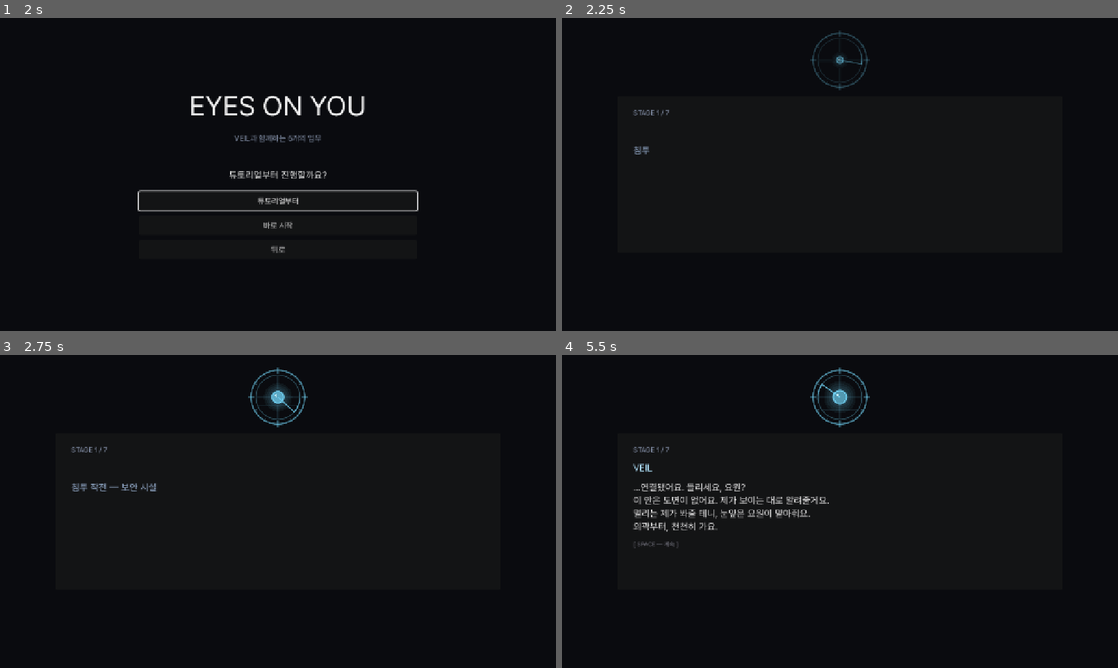
Above: before the commit, frames 1-4 (two rows, left to right).
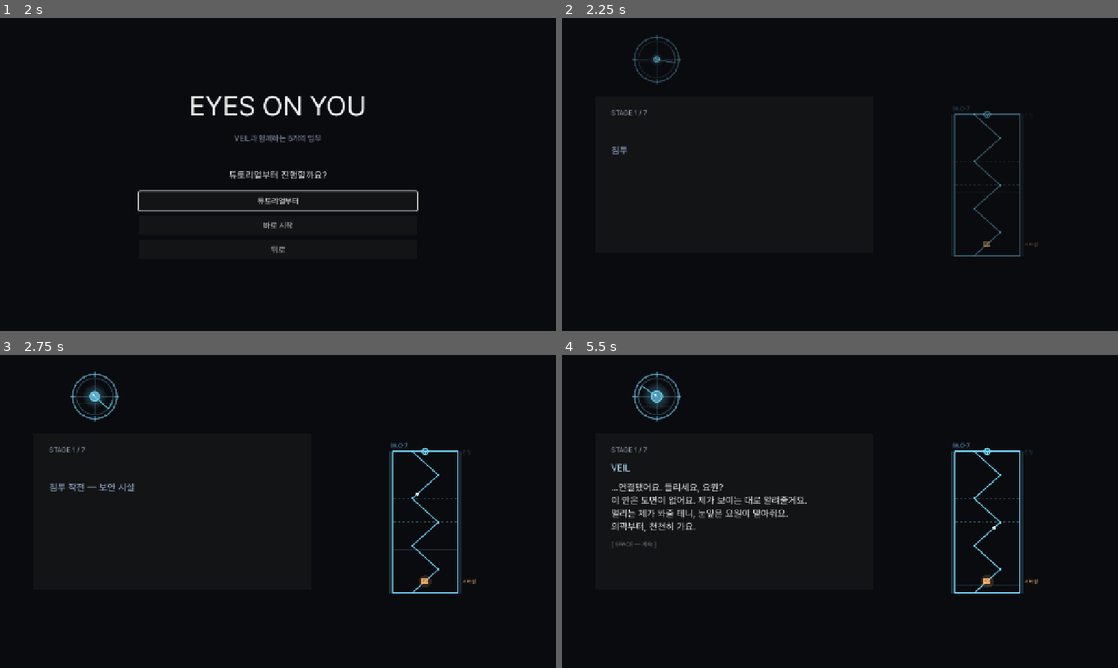
Above: after the commit, the same moments.

Repository: soomin007/EyesOnYou
Game: Godot game, scene res://scenes/main.tscn
Same seed, same stepped clock (60 frames per second), same inputs: the game is played once before the commit and once after it.
Inputs (mouse positions are in pixels of both pictures, inside the frame that each line leads up to):
- Up to frame 1 (2 s): click "게임 시작" at 0.5 s; click "일반 모드" at 1.25 s
- Up to frame 2 (2.25 s): click "바로 시작" at 2 s
- Up to frame 3 (2.75 s): no input
- Up to frame 4 (5.5 s): tap Enter (ui_accept) at 2.75 s; move the mouse to (962, 495) at 2.77 s; hold D (move_right) 2.78-4.28 s; tap Shift (dash) at 2.85, 3.8, 4.35, 5.3 s; click (962, 495) at 2.92 s; tap W (jump) at 3.02, 3.77, 5.27 s; move the mouse to (728, 527) at 3.52 s; click (728, 527) at 3.6 s; move the mouse to (895, 442) at 4.27 s; hold A (move_left) 4.28-5.03 s; click (895, 442) at 4.42 s; move the mouse to (812, 574) at 5.02 s; hold D (move_right) from 5.03 s (still down); tap Space at 5.1 s; click (812, 574) at 5.17 s

Frame 1 is identical in both runs. In frame 2, 1.3% of the frame differs, in the area x 8-86%, y 4-77%; in frame 3, 2.5%; in frame 4, 4.6%.

Commit message:
fix(veil/briefing): 테두리 비네트 전체화면 복구 + 미션 도면 + 해상도 에디터 안내
- VeilSight 비네트 버그: CanvasLayer 자식이라 anchor가 부모 크기를 못 받아 self.size=0
  → 비네트 TextureRect가 native 320x200으로 좌상단에만 그려짐. _fit_to_viewport로 뷰포트
  크기 직접 적용 + size_changed 연동(해상도 변경에도 대응). 이제 화면 전체 시안 테두리.
- 오프닝 브리핑: 대사 박스 오른쪽이 허전 → FacilitySchematic(SILO-7 단면도: 진입→지그재그
  침투 경로→하단 서버실 목표) 추가. stage 0에서 박스를 왼쪽으로 좁히고 VEIL 눈은 좌상단으로.
- Settings 창 크기: 에디터 임베드 미리보기는 리사이즈 불가(내보낸 빌드에선 적용) 안내를
  OS.has_feature("editor")일 때만 노출.

Co-Authored-By: Claude Opus 4.8 (1M context) <noreply@anthropic.com>

Diff:
--- a/scenes/briefing.tscn
+++ b/scenes/briefing.tscn
@@ -1,7 +1,8 @@
-[gd_scene load_steps=3 format=3]
+[gd_scene load_steps=4 format=3]
 
 [ext_resource type="Script" path="res://scripts/Briefing.gd" id="1"]
 [ext_resource type="Script" path="res://scripts/BriefingVisual.gd" id="2"]
+[ext_resource type="Script" path="res://scripts/FacilitySchematic.gd" id="3"]
 
 [node name="Briefing" type="Control"]
 anchors_preset = 15
@@ -16,11 +17,18 @@
 color = Color(0.04, 0.045, 0.06, 1)
 
 [node name="Visual" type="Control" parent="."]
-anchor_left = 0.34
-anchor_top = 0.035
-anchor_right = 0.66
-anchor_bottom = 0.235
+anchor_left = 0.07
+anchor_top = 0.05
+anchor_right = 0.27
+anchor_bottom = 0.215
 script = ExtResource("2")
+
+[node name="MissionVisual" type="Control" parent="."]
+anchor_left = 0.59
+anchor_top = 0.235
+anchor_right = 0.94
+anchor_bottom = 0.80
+script = ExtResource("3")
 
 [node name="Box" type="PanelContainer" parent="."]
 anchor_left = 0.1
--- a/scripts/Briefing.gd
+++ b/scripts/Briefing.gd
@@ -5,6 +5,8 @@
 @onready var text_label: Label = $Box/Margin/V/Text
 @onready var hint_label: Label = $Box/Margin/V/Hint
 @onready var visual: Control = $Visual
+@onready var mission_visual: Control = $MissionVisual
+@onready var box: PanelContainer = $Box
 
 const TYPE_INTERVAL: float = 0.04
 
@@ -25,8 +27,14 @@
 	# 안전망: 이전 scene에서 paused=true 상태가 carry되어 Briefing이 freeze되는 패턴 차단
 	# (사용자 보고: "stage 6/7만 뜨고 텍스트 없는 멈춤" — 도전방 fail/LevelUpOverlay 등에서 paused 해제 누락).
 	get_tree().paused = false
-	# VEIL 인트로 비주얼은 첫 진입(OPERATION PALIMPSEST)에서만 — 그 외 스테이지 브리핑은 텍스트만.
-	visual.visible = (GameState.current_stage == 0)
+	# 인트로 비주얼(VEIL 눈 + 미션 도면)은 첫 진입(OPERATION PALIMPSEST)에서만.
+	# 그 땐 대사 박스를 왼쪽으로 좁혀 오른쪽 도면 자리를 비운다. 그 외 스테이지는 텍스트만(박스 넓게).
+	var intro: bool = (GameState.current_stage == 0)
+	visual.visible = intro
+	mission_visual.visible = intro
+	if intro:
+		box.anchor_left = 0.06
+		box.anchor_right = 0.56
 	stage_label.text = "STAGE %d / %d" % [GameState.current_stage + 1, GameState.effective_total_stages()]
 	lines = _build_lines()
 	_start_line()
--- /dev/null
+++ b/scripts/FacilitySchematic.gd
@@ -0,0 +1,96 @@
+extends Control
+
+# 미션 브리핑 도면 — SILO-7 시설 단면. 자산 없이 _draw 도형으로 그린다.
+# stage 0 인트로에서 대사 박스 오른쪽(허전하던 자리)에 표시. 진입(상단)→하강 경로→
+# 목표 서버실(하단)을 한 장에 보여줘 "어디로 가는 임무인지"를 직관화한다.
+# 색: VEIL 시안 기조 + 목표는 따뜻한 호박색으로 강조해 시선을 끌어내린다. 스캔선·맥동으로 생동.
+
+const COL_VEIL: Color = Color(0.46, 0.86, 1.0)
+const COL_TARGET: Color = Color(1.0, 0.72, 0.42)
+const LEVELS: int = 6
+const TWO_PI: float = PI * 2.0
+
+var t: float = 0.0
+var appear: float = 0.0   # 0→1 등장 이징
+
+func _ready() -> void:
+	mouse_filter = Control.MOUSE_FILTER_IGNORE
+
+func _process(delta: float) -> void:
+	t += delta
+	if appear < 1.0:
+		appear = minf(1.0, appear + delta / 1.1)
+	queue_redraw()
+
+func _draw() -> void:
+	var a: float = 1.0 - pow(1.0 - appear, 3.0)
+	if a <= 0.001 or size.x < 30.0 or size.y < 30.0:
+		return
+	var top: float = size.y * 0.13
+	var bot: float = size.y * 0.93
+	var sw: float = minf(size.x * 0.50, 150.0)
+	var cx: float = size.x * 0.5
+	var lx: float = cx - sw * 0.5
+	var rx: float = cx + sw * 0.5
+	var col: Color = COL_VEIL * Color(1, 1, 1, a)
+	var faint: Color = COL_VEIL * Color(1, 1, 1, 0.32 * a)
+	var level_h: float = (bot - top) / float(LEVELS)
+
+	# 외벽(두 겹) + 상/하 캡
+	draw_line(Vector2(lx, top), Vector2(lx, bot), col, 2.0, true)
+	draw_line(Vector2(rx, top), Vector2(rx, bot), col, 2.0, true)
+	draw_line(Vector2(lx - 6.0, top), Vector2(lx - 6.0, bot), faint, 1.0, true)
+	draw_line(Vector2(rx + 6.0, top), Vector2(rx + 6.0, bot), faint, 1.0, true)
+	draw_line(Vector2(lx, top), Vector2(rx, top), col, 2.0, true)
+	draw_line(Vector2(lx, bot), Vector2(rx, bot), col, 2.0, true)
+
+	# 층 분리선(점선)
+	for i in range(1, LEVELS):
+		var y: float = top + level_h * float(i)
+		draw_dashed_line(Vector2(lx, y), Vector2(rx, y), faint, 1.0, 5.0)
+
+	# 하강 침투 경로 — 층마다 좌우 교대 지그재그
+	var path_col: Color = COL_VEIL * Color(1, 1, 1, 0.85 * a)
+	var pts: Array = []
+	for i in LEVELS + 1:
+		var y: float = top + level_h * float(i)
+		var f: float = 0.30 if (i % 2 == 0) else 0.70
+		pts.append(Vector2(lx + sw * f, y))
+	for i in pts.size() - 1:
+		var p0: Vector2 = pts[i]
+		var p1: Vector2 = pts[i + 1]
+		draw_line(p0, p1, path_col, 1.5, true)
+		draw_circle(p0, 2.4, path_col)
+	# 경로를 따라 내려가는 현재 위치 점("지금 브리핑 중인 침투 경로")
+	var prog: float = fmod(t * 0.45, 1.0)
+	var seg_f: float = prog * float(pts.size() - 1)
+	var si: int = int(seg_f)
+	si = clampi(si, 0, pts.size() - 2)
+	var marker: Vector2 = pts[si].lerp(pts[si + 1], seg_f - float(si))
+	draw_circle(marker, 4.0 * a, Color(0.95, 0.99, 1.0, 0.9 * a))
+
+	# 진입 마커(상단) — 링 + 아래로 향한 삼각형
+	var entry: Vector2 = Vector2(cx, top)
+	draw_arc(entry, 7.0, 0.0, TWO_PI, 20, col, 1.5, true)
+	var tri: PackedVector2Array = PackedVector2Array([
+		entry + Vector2(-4.0, 1.0), entry + Vector2(4.0, 1.0), entry + Vector2(0.0, 6.0)])
+	draw_colored_polygon(tri, col)
+
+	# 목표(하단 서버실) — 맥동 글로우 + 데이터 드라이브 사각
+	var pulse: float = 0.5 + 0.5 * sin(t * 2.2)
+	var target: Vector2 = Vector2(cx, bot - level_h * 0.5)
+	draw_circle(target, (11.0 + 4.0 * pulse) * a, COL_TARGET * Color(1, 1, 1, 0.16 * a))
+	var trect := Rect2(target - Vector2(7.0, 5.0), Vector2(14.0, 10.0))
+	draw_rect(trect, COL_TARGET * Color(1, 1, 1, (0.45 + 0.3 * pulse) * a), true)
+	draw_rect(trect, COL_TARGET * Color(1, 1, 1, a), false, 1.5)
+
+	# 세로 드리프트 스캔선
+	var sy: float = top + (bot - top) * (0.5 + 0.5 * sin(t * 0.6))
+	draw_line(Vector2(lx, sy), Vector2(rx, sy), COL_VEIL * Color(1, 1, 1, 0.14 * a), 1.0, true)
+
+	# 라벨 — 프로젝트 기본 폰트(한글 지원)
+	var font: Font = get_theme_default_font()
+	if font != null:
+		draw_string(font, Vector2(lx - 6.0, top - 9.0), "SILO-7", HORIZONTAL_ALIGNMENT_LEFT, -1, 13, col)
+		draw_string(font, Vector2(rx + 10.0, top + 5.0), "진입", HORIZONTAL_ALIGNMENT_LEFT, -1, 12, faint)
+		draw_string(font, Vector2(rx + 10.0, target.y + 5.0), "서버실", HORIZONTAL_ALIGNMENT_LEFT, -1, 12, COL_TARGET * Color(1, 1, 1, a))
--- a/scripts/Settings.gd
+++ b/scripts/Settings.gd
@@ -400,6 +400,15 @@
 		size_row.add_child(btn)
 		_size_buttons.append(btn)
 	_refresh_size_buttons()
+	# 에디터 임베드 미리보기는 창 리사이즈를 막는다("Embedded window can't be resized").
+	# 내보낸 빌드에선 즉시 적용되므로, 에디터에서 돌릴 때만 안내를 띄운다(최종 빌드엔 안 보임).
+	if OS.has_feature("editor"):
+		var ed_note := Label.new()
+		ed_note.text = "에디터 미리보기는 임베드 창이라 크기가 안 바뀔 수 있어요. 내보낸 빌드에선 바로 적용돼요."
+		ed_note.add_theme_font_size_override("font_size", 12)
+		ed_note.add_theme_color_override("font_color", Color(0.78, 0.7, 0.5))
+		ed_note.autowrap_mode = TextServer.AUTOWRAP_WORD_SMART
+		v.add_child(ed_note)
 	return v
 
 # 창 크기 버튼 라벨·색·활성 상태 갱신. 선택=● 강조, 전체화면이면 전체 비활성(창 크기 무의미).
--- a/scripts/VeilSight.gd
+++ b/scripts/VeilSight.gd
@@ -46,8 +46,16 @@
 
 func _ready() -> void:
 	mouse_filter = Control.MOUSE_FILTER_IGNORE
-	set_anchors_preset(Control.PRESET_FULL_RECT)
+	# CanvasLayer의 자식이라 anchor가 부모(레이어) 크기를 못 받는다 → 뷰포트 크기로 직접 맞춘다.
+	# (안 하면 self.size=0 → 비네트 TextureRect가 늘어나지 못하고 native 320×200으로 좌상단에만 그려짐.)
+	# 해상도 변경/창 리사이즈에도 size_changed로 다시 맞춘다.
+	_fit_to_viewport()
+	get_viewport().size_changed.connect(_fit_to_viewport)
 	_build_vignette()
+
+func _fit_to_viewport() -> void:
+	position = Vector2.ZERO
+	size = get_viewport_rect().size
 
 # 화면 비네트 — 라디얼 그라데이션(중앙 투명→가장자리 불투명) 흰 텍스처를 modulate 색으로 물들인다.
 # 기본=시안 테두리(VEIL이 함께 본다), degradation=검정 + 반경 축소(시야 좁아짐). _update_vignette가 전환.
Not shown, added: scripts/FacilitySchematic.gd.uid
